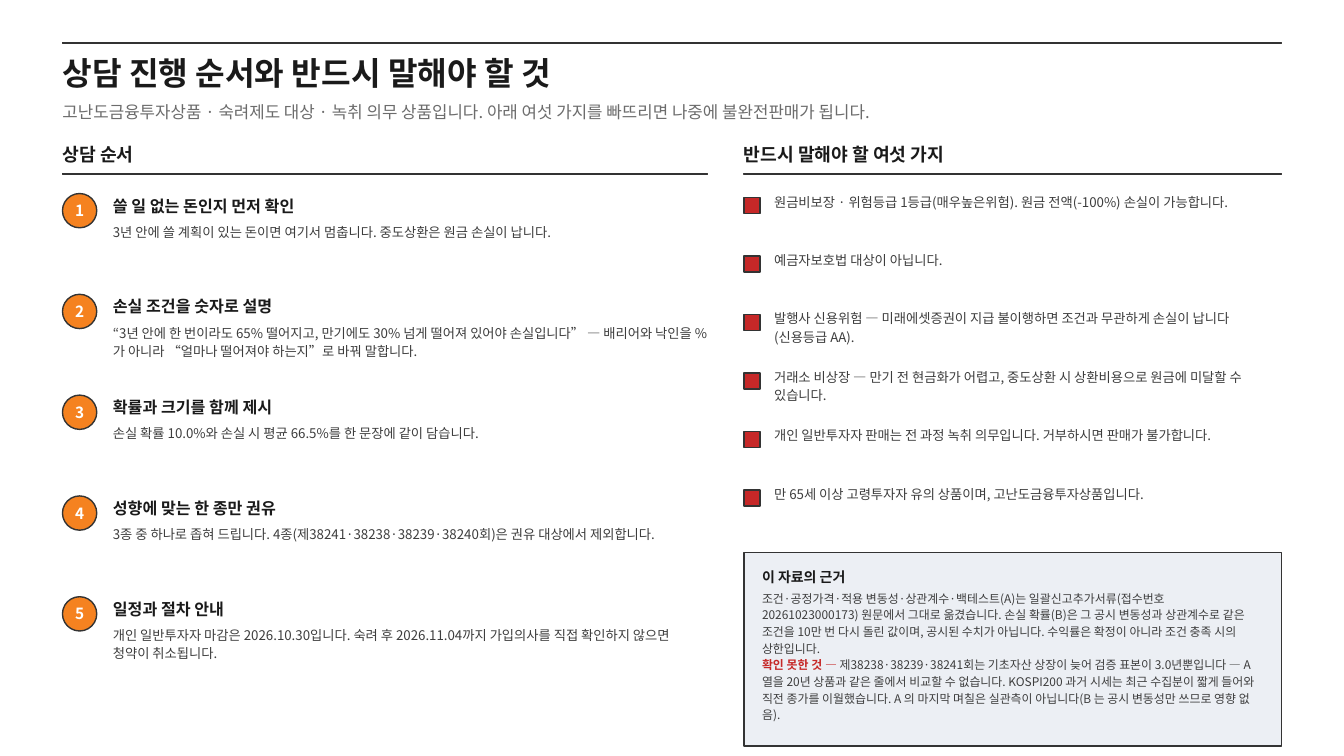
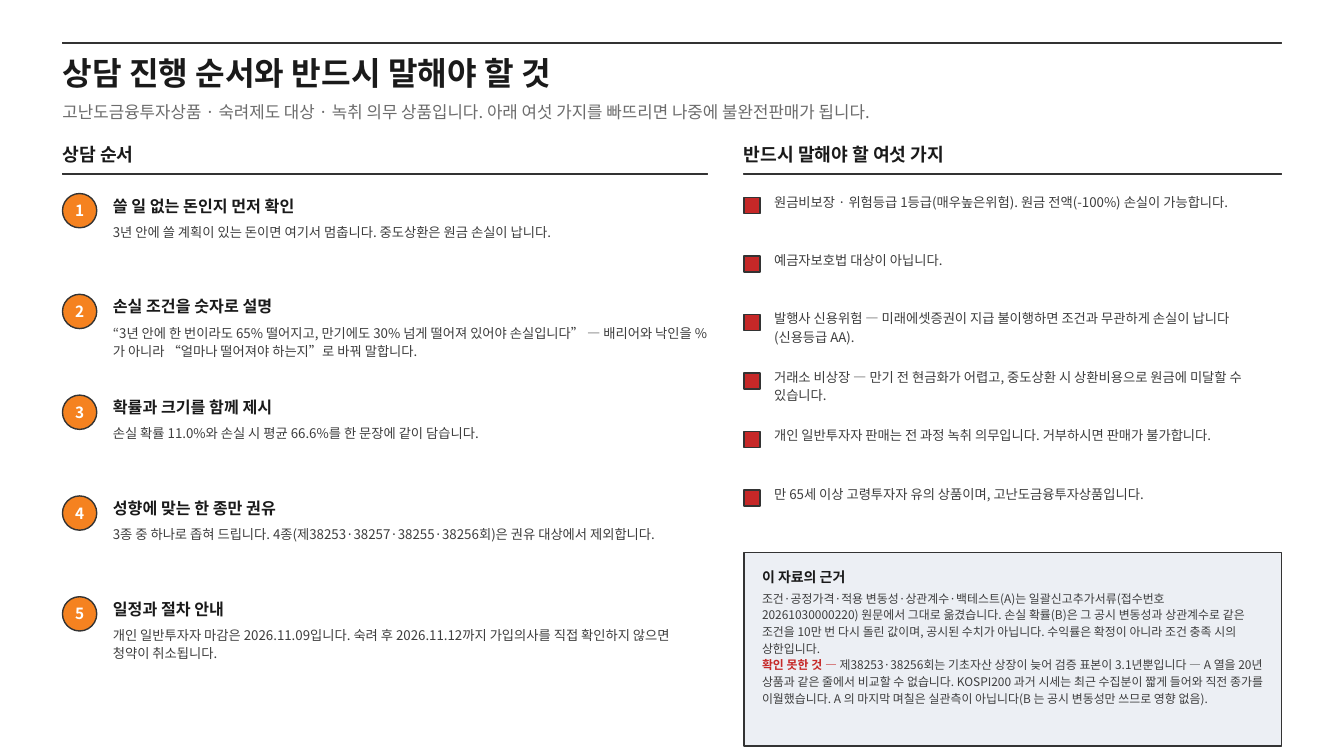
Before and after one commit to hanaroline/work_1, a slide deck: slide 8 of els-sales-deck.pptx. Drawn at 1344x756 pixels with LibreOffice and Linux fonts; fonts in the diff are those of the drawing. Boxes give left, top, right and bottom in pixels: in the first picture for what was removed or moved away, otherwise in the second. Text is boxed around its words. In the diff, an @@ line names an element or a change of style, - is before the commit and + after.

```diff
--- a/els-sales-deck.pptx
+++ b/els-sales-deck.pptx
@@ text at box(113, 427, 479, 439): text changed @@
-손실 확률 10.0%와 손실 시 평균 66.5%를 한 문장에 같이 담습니다.
+손실 확률 11.0%와 손실 시 평균 66.6%를 한 문장에 같이 담습니다.
@@ text at box(113, 528, 655, 542): text changed @@
-3종 중 하나로 좁혀 드립니다. 4종(제38241·38238·38239·38240회)은 권유 대상에서 제외합니다.
+3종 중 하나로 좁혀 드립니다. 4종(제38253·38257·38255·38256회)은 권유 대상에서 제외합니다.
@@ text at box(762, 593, 1245, 654): text changed @@
-조건·공정가격·적용 변동성·상관계수·백테스트(A)는 일괄신고추가서류(접수번호 20261023000173) 원문에서 그대로 옮겼습니다. 손실 확률(B)은 그 공시 변동성과 상관계수로 같은 조건을 10만 번 다시 돌린 값이며, 공시된 수치가 아닙니다. 수익률은 확정이 아니라 조건 충족 시의 상한입니다.
+조건·공정가격·적용 변동성·상관계수·백테스트(A)는 일괄신고추가서류(접수번호 20261030000220) 원문에서 그대로 옮겼습니다. 손실 확률(B)은 그 공시 변동성과 상관계수로 같은 조건을 10만 번 다시 돌린 값이며, 공시된 수치가 아닙니다. 수익률은 확정이 아니라 조건 충족 시의 상한입니다.
@@ text at box(113, 629, 670, 659): text changed @@
-개인 일반투자자 마감은 2026.10.30입니다. 숙려 후 2026.11.04까지 가입의사를 직접 확인하지 않으면 청약이 취소됩니다.
+개인 일반투자자 마감은 2026.11.09입니다. 숙려 후 2026.11.12까지 가입의사를 직접 확인하지 않으면 청약이 취소됩니다.
@@ text at box(762, 659, 1263, 705): text changed @@
-확인 못한 것 — 제38238·38239·38241회는 기초자산 상장이 늦어 검증 표본이 3.0년뿐입니다 — A 열을 20년 상품과 같은 줄에서 비교할 수 없습니다. KOSPI200 과거 시세는 최근 수집분이 짧게 들어와 직전 종가를 이월했습니다. A 의 마지막 며칠은 실관측이 아닙니다(B 는 공시 변동성만 쓰므로 영향 없음).
+확인 못한 것 — 제38253·38256회는 기초자산 상장이 늦어 검증 표본이 3.1년뿐입니다 — A 열을 20년 상품과 같은 줄에서 비교할 수 없습니다. KOSPI200 과거 시세는 최근 수집분이 짧게 들어와 직전 종가를 이월했습니다. A 의 마지막 며칠은 실관측이 아닙니다(B 는 공시 변동성만 쓰므로 영향 없음).
```
Also in this commit, not shown: 7 other slides changed, 22 other files.
